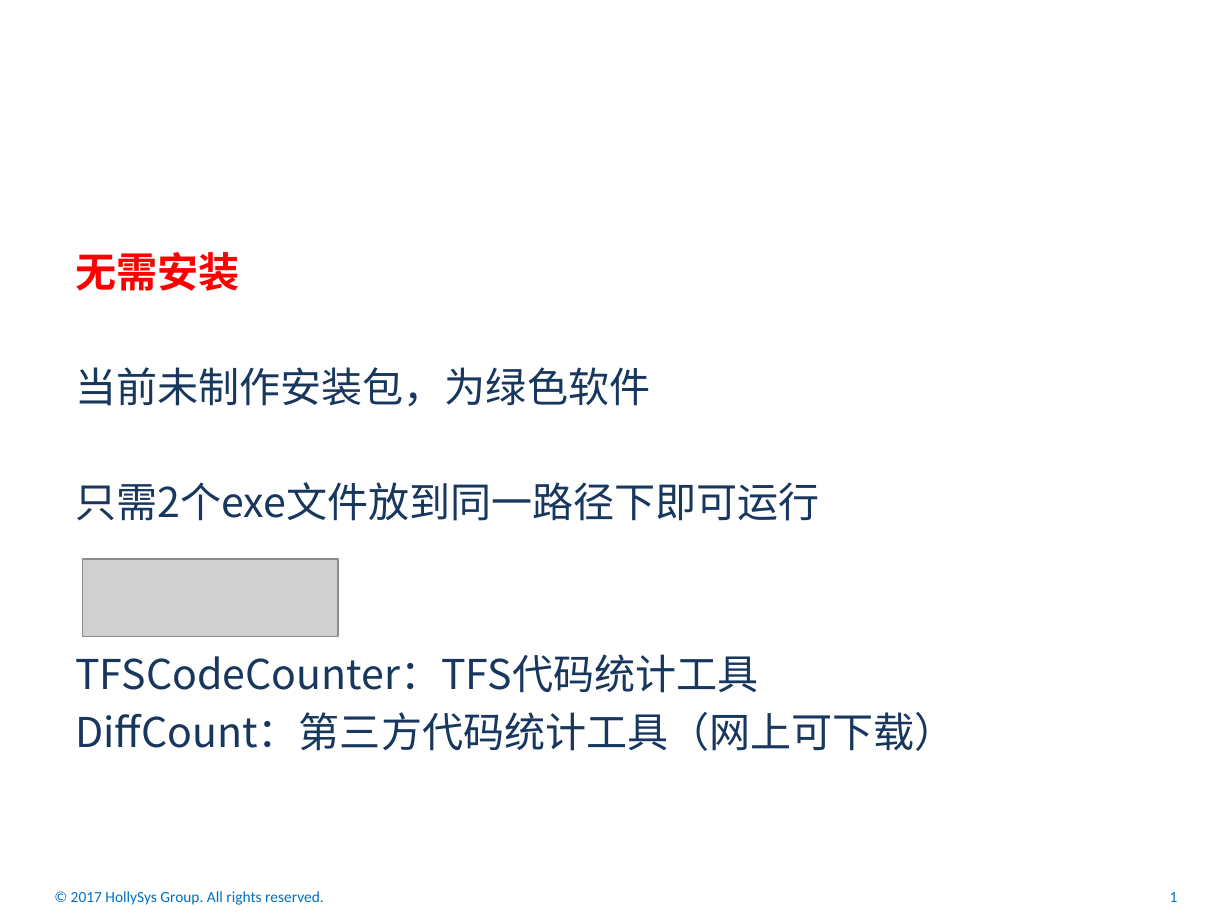
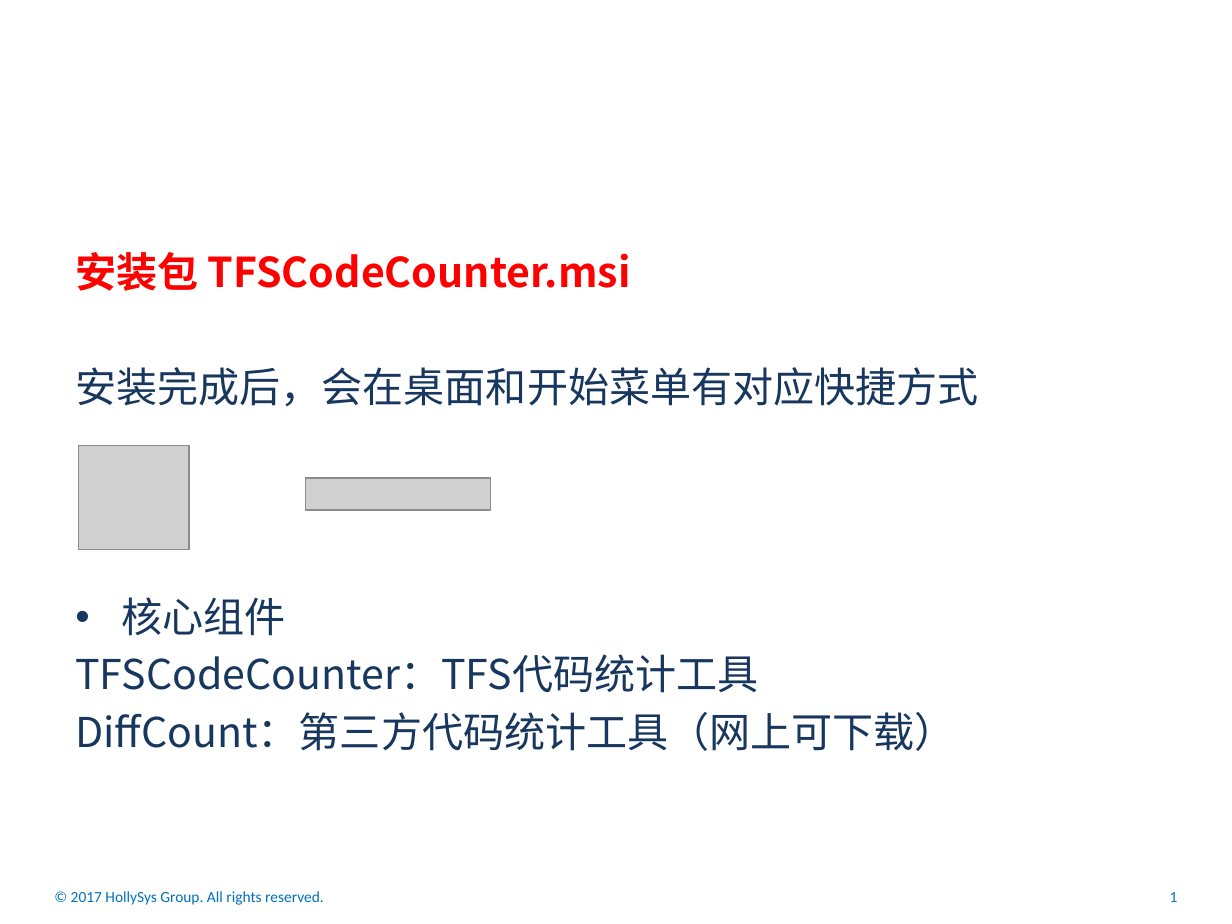
Before and after one commit to mummily/Hollysys, a slide deck: slide 2 of 杂项.AT/其它/TFS代码统计工具介绍.pptx. Drawn at 1232x924 pixels with LibreOffice and Linux fonts; fonts in the diff are those of the drawing; grey boxes stand for pictures; background and template pictures are left out. Boxes give left, top, right and bottom in pixels: in the first picture for what was removed or moved away, otherwise in the second. Text is boxed around its words. In the diff, an @@ line names an element or a change of style, - is before the commit and + after.

Commit message:
更新文件

```diff
--- a/杂项.AT/其它/TFS代码统计工具介绍.pptx
+++ b/杂项.AT/其它/TFS代码统计工具介绍.pptx
@@ text at (x1=75, y1=252, x2=979, y2=636): text changed @@
-无需安装
-当前未制作安装包，为绿色软件
-只需2个exe文件放到同一路径下即可运行
+安装包 TFSCodeCounter.msi
+安装完成后，会在桌面和开始菜单有对应快捷方式
+• 核心组件
@@ picture added at (x1=79, y1=446, x2=190, y2=549) @@
@@ picture added at (x1=306, y1=478, x2=490, y2=510) @@
@@ picture removed at (x1=83, y1=559, x2=339, y2=637) @@
```
Also in this commit, not shown: 4 other slides changed, 1 slide removed, 2 other files.
